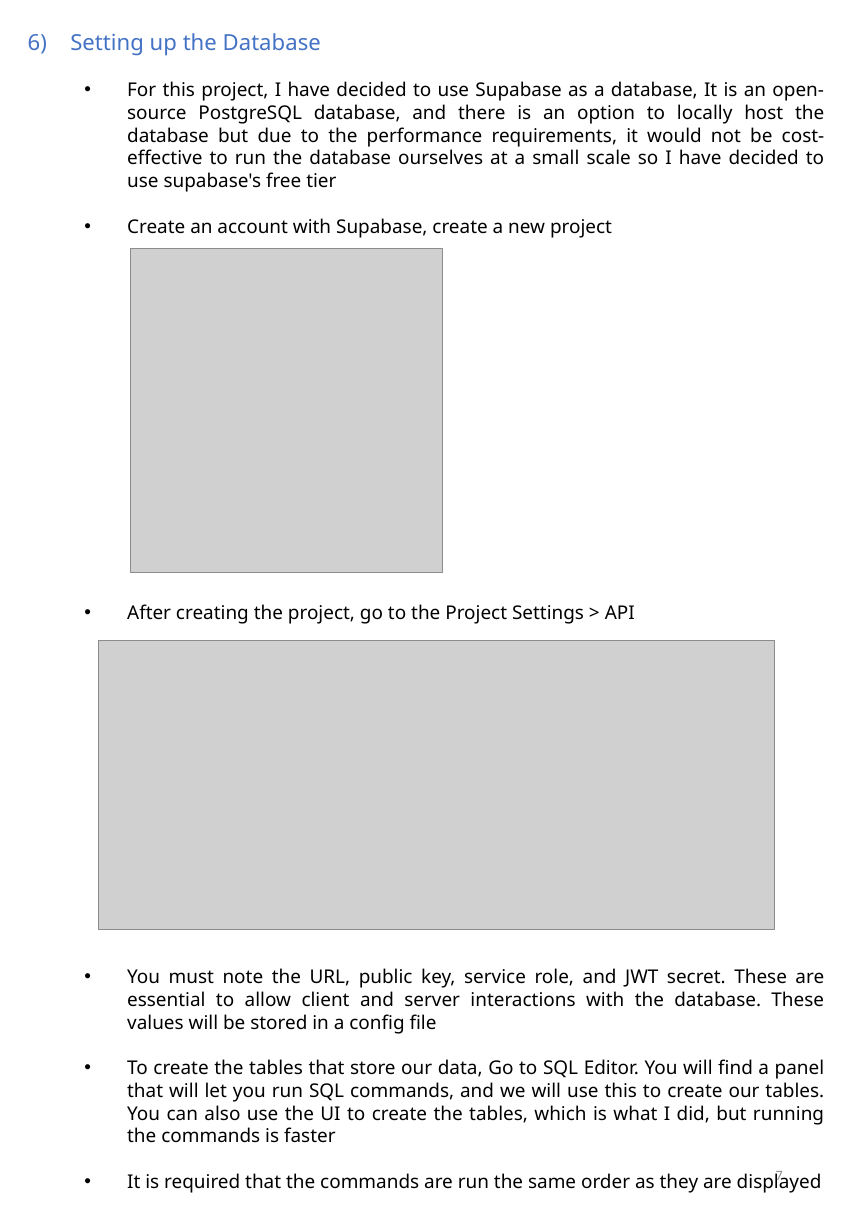
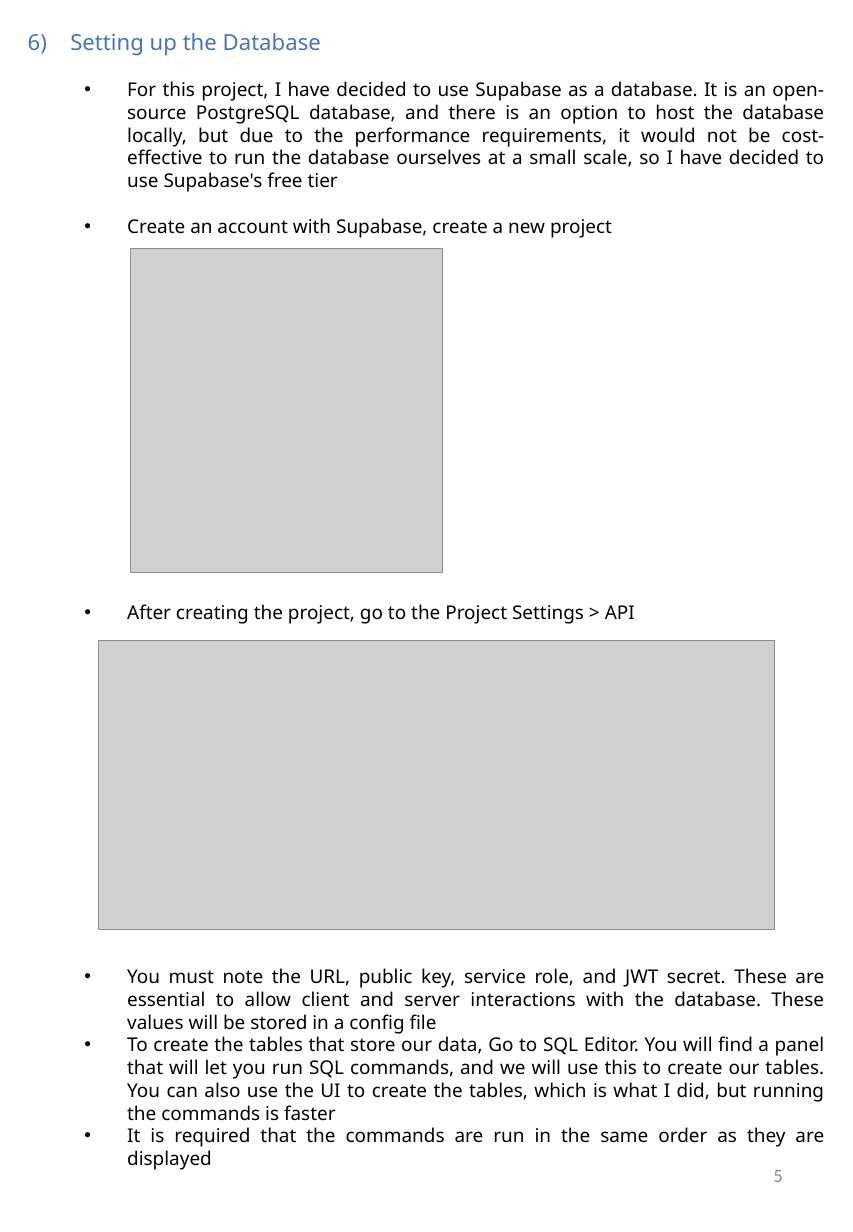
Before and after one commit to Agentgilspy/Food-Ordering-Website, a slide deck: slide 7 of ICT-171 Documentation.pptx. Drawn at 853x1232 pixels with LibreOffice and Linux fonts; fonts in the diff are those of the drawing; grey boxes stand for pictures. Boxes give left, top, right and bottom in pixels: in the first picture for what was removed or moved away, otherwise in the second. Text is boxed around its words. In the diff, an @@ line names an element or a change of style, - is before the commit and + after.

```diff
--- a/ICT-171 Documentation.pptx
+++ b/ICT-171 Documentation.pptx
@@ text at (x1=127, y1=81, x2=825, y2=192): text changed @@
-  • For this project, I have decided to use Supabase as a database, It is an open-source PostgreSQL database, and there is an option to locally host the database but due to the performance requirements, it would not be cost-effective to run the database ourselves at a small scale so I have decided to use supabase's free tier
+  • For this project, I have decided to use Supabase as a database. It is an open-source PostgreSQL database, and there is an option to host the database locally, but due to the performance requirements, it would not be cost-effective to run the database ourselves at a small scale, so I have decided to use Supabase's free tier
@@ text at (x1=127, y1=1127, x2=824, y2=1170): text changed @@
-  • It is required that the commands are run the same order as they are displayed
+  • It is required that the commands are run in the same order as they are displayed
@@ text added at (x1=773, y1=1170, x2=783, y2=1182), 12 pt, text #8C8C8C @@
+5
@@ page number removed at (x1=776, y1=1171, x2=783, y2=1184) @@
-7
```
Also in this commit, not shown: 9 other slides changed, 16 slides added, 7 other files.
